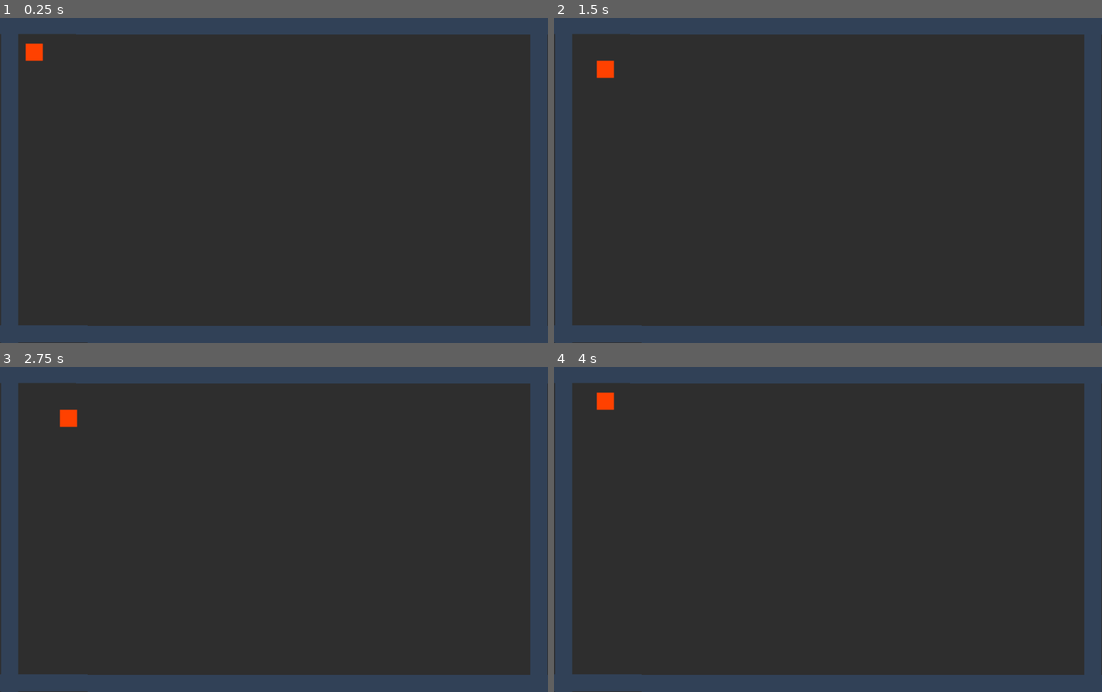
Above: before the commit, frames 1-4 (two rows, left to right).
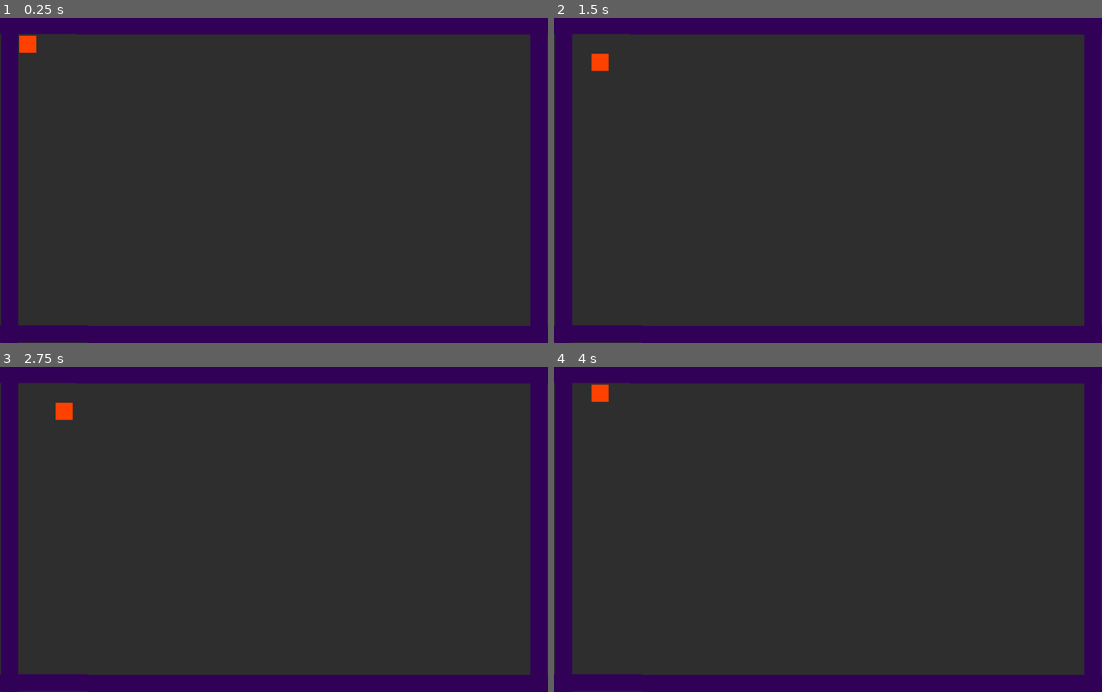
Above: after the commit, the same moments.

Repository: AllenRodger22/Cars_and_Boxes
Game: Godot game, scene res://Floor.tscn
The game is run twice, just before and just after one commit, with the same random seed, the same clock (stepped at 60 frames per second) and the same inputs.
Inputs:
- Up to frame 1 (0.25 s): no input
- Up to frame 2 (1.5 s): tap Enter at 0.5 s; hold Right (ui_right) 0.53-1.28 s; tap Space at 1.25 s; hold Down (ui_down) from 1.28 s (still down)
- Up to frame 3 (2.75 s): tap Enter at 2 s; release Down (ui_down) at 2.03 s; hold Right (ui_right) from 2.03 s (still down)
- Up to frame 4 (4 s): tap Space at 2.75 s; release Right (ui_right) at 2.78 s; hold Up (ui_up) 2.78-3.53 s; tap Enter at 3.5 s; hold Left (ui_left) from 3.53 s (still down)

The runs differ from the first frame. In frame 1, 16% of the frame differs, in the area x 0-100%, y 0-100%; in frame 2, 16%; in frame 3, 16%; in frame 4, 16%.

Commit message:
changes on movements
now the collisions on wall is working! also we are using move and slide()

Diff:
--- a/Floor.tscn
+++ b/Floor.tscn
@@ -11,23 +11,23 @@
 color = Color( 0.184314, 0.184314, 0.184314, 1 )
 
 [node name="Node2D" parent="." instance=ExtResource( 2 )]
+modulate = Color( 1, 0.027451, 1, 1 )
 position = Vector2( 2, -20 )
 scale = Vector2( 1, 27.2 )
 
-[node name="Node2D2" parent="." instance=ExtResource( 2 )]
-position = Vector2( 991, -87 )
-scale = Vector2( 1, 27.2 )
-
 [node name="Node2D3" parent="." instance=ExtResource( 2 )]
+modulate = Color( 1, 0.027451, 1, 1 )
 position = Vector2( 991, -87 )
 scale = Vector2( 1, 27.2 )
 
 [node name="Node2D4" parent="." instance=ExtResource( 2 )]
+modulate = Color( 1, 0.027451, 1, 1 )
 position = Vector2( 1096, -0.999999 )
 rotation = 1.57132
 scale = Vector2( 1, 37.4793 )
 
 [node name="Node2D5" parent="." instance=ExtResource( 2 )]
+modulate = Color( 1, 0.027451, 1, 1 )
 position = Vector2( 1119, 576 )
 rotation = 1.57132
 scale = Vector2( 1, 37.4793 )
--- a/car.gd
+++ b/car.gd
@@ -1,31 +1,30 @@
 extends KinematicBody2D
 
 var tile_size = 32
+var SPEED = 64
 var inputs = {"right": Vector2.RIGHT,
 			"left": Vector2.LEFT,
 			"up": Vector2.UP,
 			"down": Vector2.DOWN}
 
-
 func _ready():
-	position = position.snapped(Vector2.ONE * tile_size)
-	position += Vector2.ONE * tile_size/2
+	pass
 
 
 func _physics_process(delta):
 	move()
 
 
-
 func move():
-	var dir
-	if Input.is_action_just_pressed("ui_left"):
-		dir = 'left'
-	elif Input.is_action_just_pressed("ui_right"):
-		dir = 'right'
-	elif Input.is_action_just_pressed("ui_up"):
-		dir = 'up'
-	elif Input.is_action_just_pressed("ui_down"):
-		dir = 'down'
-	if dir != null:
-		position += inputs[dir] * tile_size
+	var velocity = Vector2.ZERO
+	if Input.is_action_just_pressed('ui_left'):
+		velocity = inputs['left'] * SPEED * tile_size
+	elif Input.is_action_just_pressed('ui_right'):
+		velocity = inputs['right'] * SPEED * tile_size
+	elif Input.is_action_just_pressed('ui_up'):
+		velocity = inputs['up'] * SPEED * tile_size
+	elif Input.is_action_just_pressed('ui_down'):
+		velocity = inputs['down'] * SPEED * tile_size
+	else:
+		velocity = Vector2.ZERO
+	move_and_slide(velocity)
